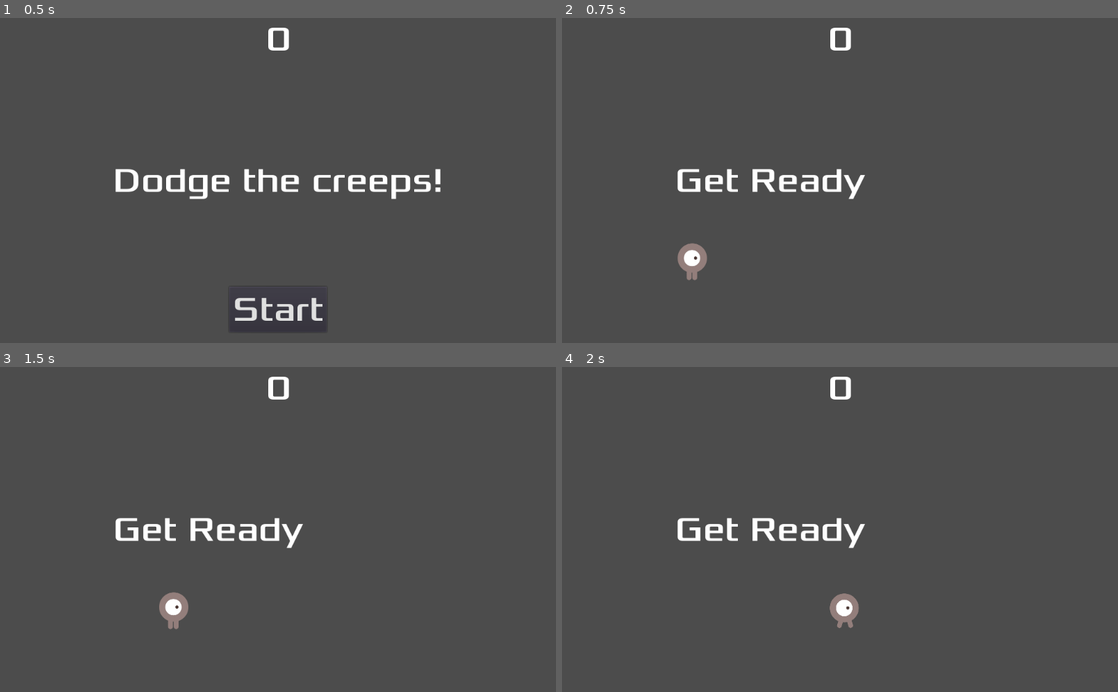
Above: before the commit, frames 1-4 (two rows, left to right).
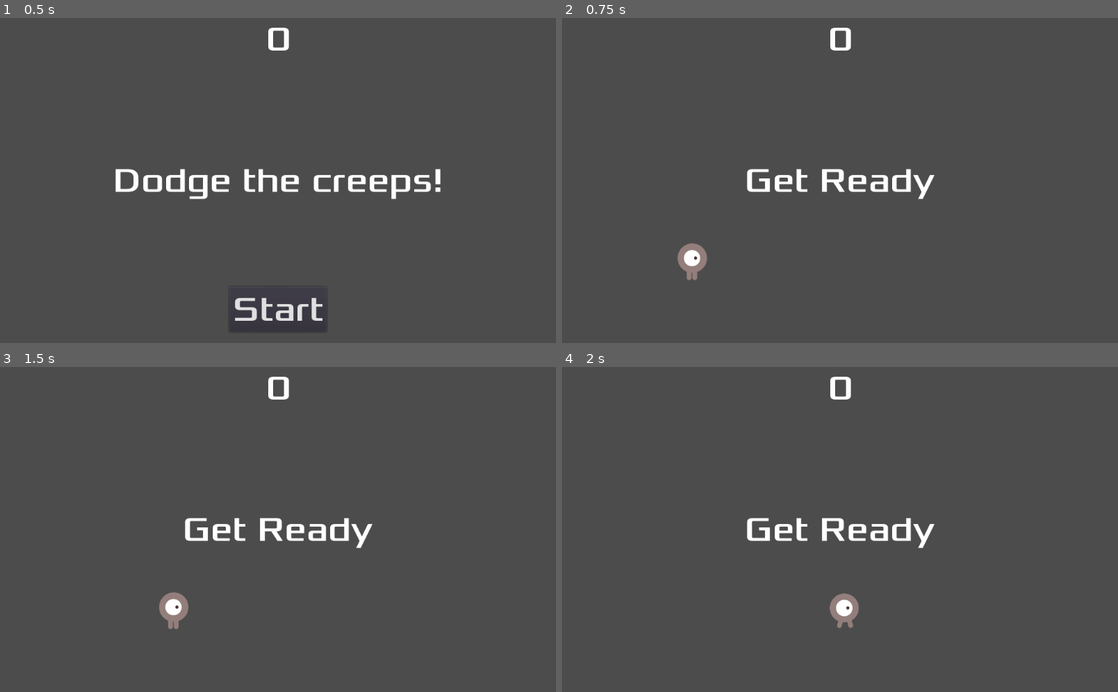
Above: after the commit, the same moments.

Repository: tavofigse/dodge-the-creeps
Game: Godot game, scene res://Main.tscn
Two runs of this game, one before a commit and one after it. Both use one fixed random seed, a clock stepped at 60 frames per second and the inputs below.
Inputs:
- Up to frame 1 (0.5 s): no input
- Up to frame 2 (0.75 s): click "Start" at 0.5 s
- Up to frame 3 (1.5 s): tap Enter at 1.25 s; hold Right (ui_right) from 1.28 s (still down)
- Up to frame 4 (2 s): keep holding Right (ui_right)

Frame 1 is identical in both runs. In frame 2, 1.6% of the frame differs, in the area x 20-67%, y 46-56%; in frame 3, 1.6%; in frame 4, 1.6%.

Commit message:
Center MessageLable within HUD

Diff:
--- a/HUD.tscn
+++ b/HUD.tscn
@@ -76,6 +76,8 @@
 size_flags_vertical = 4
 custom_fonts/font = SubResource( 2 )
 text = "Dodge the creeps!"
+align = 1
+valign = 1
 percent_visible = 1.0
 lines_skipped = 0
 max_lines_visible = -1
